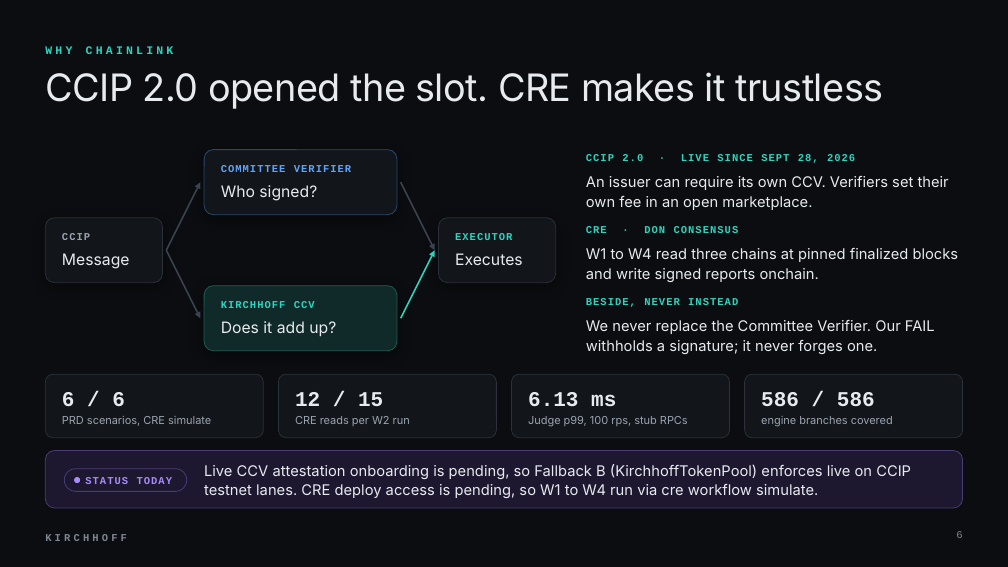
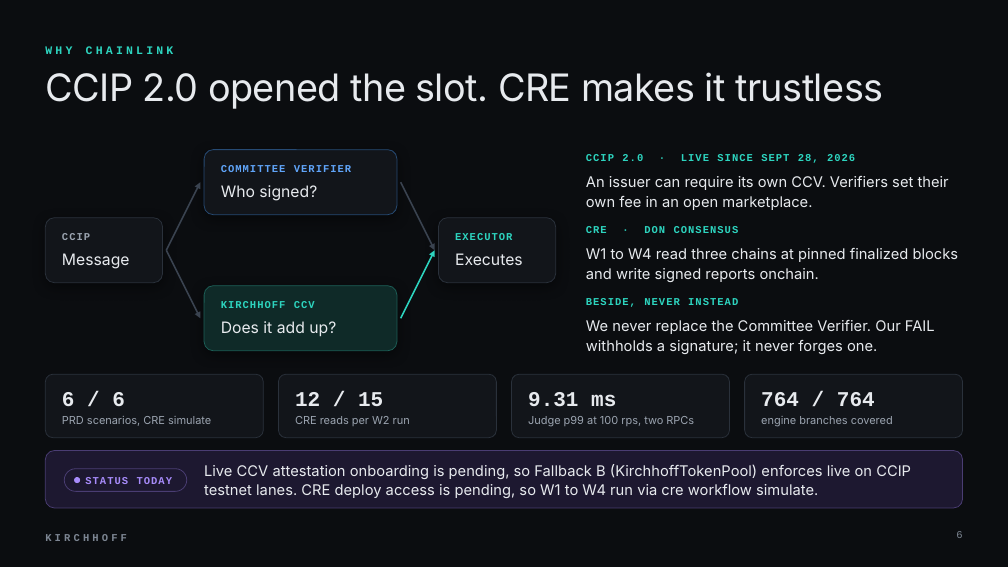
Before and after one commit to Adwaitbytes/kirchhoff-ccv, a slide deck: slide 6 of media/deck/KIRCHHOFF.pptx. Drawn at 1008x567 pixels with LibreOffice and Linux fonts; fonts in the diff are those of the drawing; background and template pictures are left out. Boxes give left, top, right and bottom in pixels: in the first picture for what was removed or moved away, otherwise in the second. Text is boxed around its words. In the diff, an @@ line names an element or a change of style, - is before the commit and + after.

```diff
--- a/media/deck/KIRCHHOFF.pptx
+++ b/media/deck/KIRCHHOFF.pptx
@@ text at bbox=[528, 416, 694, 427]: text changed @@
-Judge p99, 100 rps, stub RPCs
+Judge p99 at 100 rps, two RPCs
@@ text at bbox=[528, 392, 616, 407]: text changed @@
-6.13 ms
+9.31 ms
@@ text at bbox=[761, 392, 875, 406]: text changed @@
-586 / 586
+764 / 764
```
Also in this commit, not shown: 1 other slide changed.
